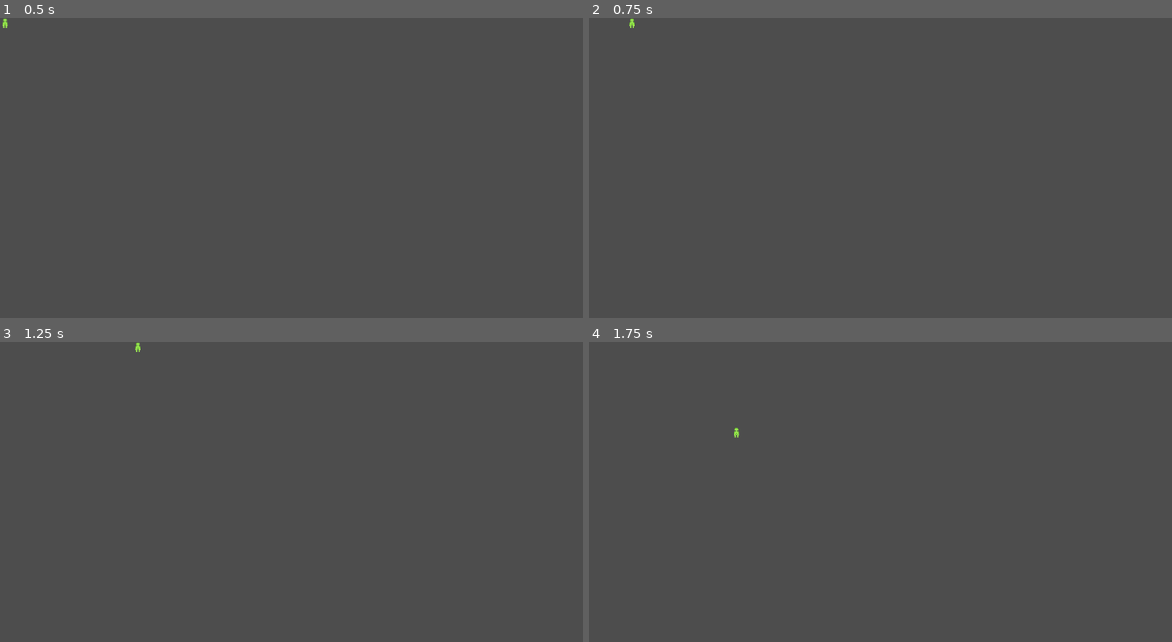
Above: before the commit, frames 1-4 (two rows, left to right).
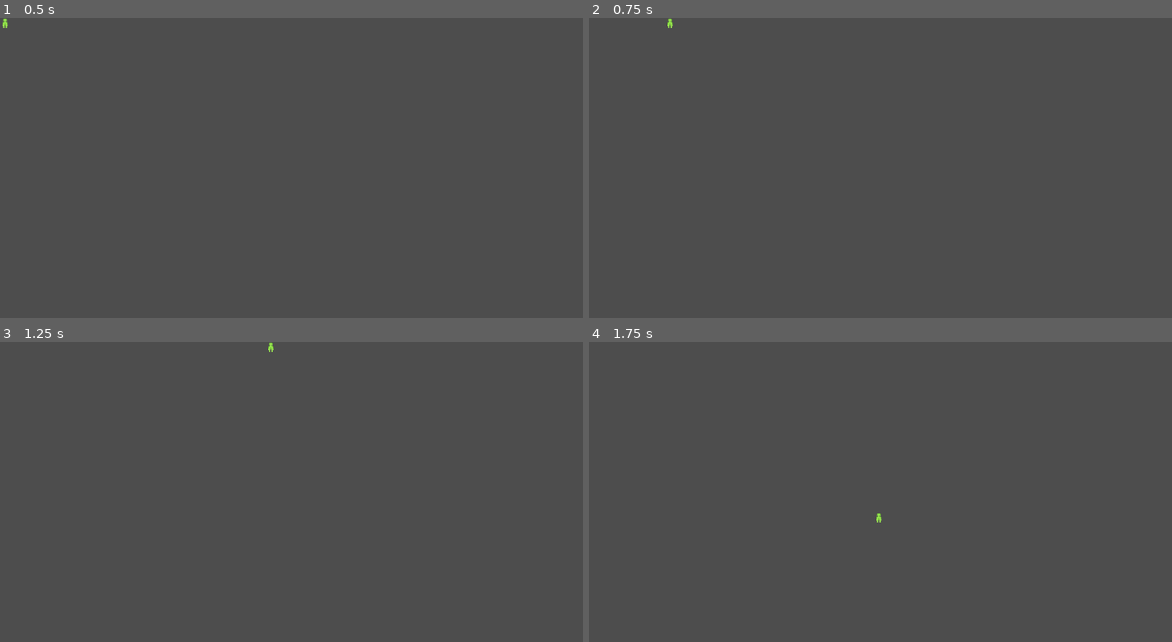
Above: after the commit, the same moments.

Repository: sehon0403/project-gamerad
Game: Godot game, scene res://scenes/player.tscn
Two runs of this game, one before a commit and one after it. Both use one fixed random seed, a clock stepped at 60 frames per second and the inputs below. The project has no main scene, so this scene is started directly.
Inputs:
- Up to frame 1 (0.5 s): no input
- Up to frame 2 (0.75 s): tap Enter at 0.5 s; hold D (move_right) from 0.53 s (still down)
- Up to frame 3 (1.25 s): keep holding D (move_right)
- Up to frame 4 (1.75 s): tap Space at 1.25 s; release D (move_right) at 1.28 s; hold S (move_down) from 1.28 s (still down)

Frame 1 is identical in both runs. In frame 2, less than 0.1% of the frame differs, in the area x 6-15%, y 0-4%; in frame 3, less than 0.1%; in frame 4, less than 0.1%, in the area x 24-51%, y 28-61%.

Commit message:
sep of concerns

Diff:
--- a/scenes/player.tscn
+++ b/scenes/player.tscn
@@ -10,6 +10,7 @@
 
 [node name="StaticBody2D" type="StaticBody2D" parent="."]
 script = ExtResource("1_3vyb7")
+PLAYER_SPEED = 10
 
 [node name="CollisionShape2D" type="CollisionShape2D" parent="StaticBody2D"]
 position = Vector2(8, 8)
--- /dev/null
+++ b/scripts/array_ext.gd
@@ -0,0 +1,19 @@
+extends Node
+
+static func all(list: Array) -> bool:
+	for element in list:
+		if type_string(typeof(element)) != "bool":
+			push_error("all() only compatible with arrays exclusively of bools")
+
+		if not element: return false
+	return true
+
+static func v2_sum(list: Array[Vector2]) -> Vector2:
+	var res_vec: Vector2 = Vector2(0.0, 0.0)
+
+	for element in list:
+		if not type_string(typeof(element)) == "Vector2":
+			push_error("v2_sum only compatible with array of Vector2 objects")
+		res_vec += element
+
+	return res_vec
--- /dev/null
+++ b/scripts/dictionary_ext.gd
@@ -0,0 +1,11 @@
+extends Node
+
+static func items(dict: Dictionary) -> Array:
+	var keys: Array = dict.keys()
+	var vals: Array = dict.values()
+	var items: Array = []
+
+	for i in range(len(keys)):
+		items.append([keys[i], vals[i]])
+
+	return items
--- a/scripts/player_script.gd
+++ b/scripts/player_script.gd
@@ -1,42 +1,15 @@
 extends StaticBody2D
+const arr_ext = preload("res://scripts/array_ext.gd")
+const dict_ext = preload("res://scripts/dictionary_ext.gd")
 
-var PLAYER_SPEED = 5
+@export var PLAYER_SPEED = 5
 
 var DIR_VECTORS = {
-		"move_up"   : Vector2(0.0, -1.0),
-		"move_down" : Vector2(0.0, 1.0),
-		"move_right": Vector2(1.0, 0.0),
-		"move_left" : Vector2(-1.0, 0.0),
-	}
-
-func all(list: Array) -> bool:
-	for element in list:
-
-		if type_string(typeof(element)) != "bool":
-			push_error("all() only compatible with arrays exclusively of bools")
-
-		if not element: return false
-	return true
-
-func v2_sum(list: Array[Vector2]) -> Vector2:
-	var res_vec: Vector2 = Vector2(0.0, 0.0)
-
-	for element in list:
-		if not type_string(typeof(element)) == "Vector2":
-			push_error("v2_sum only compatible with array of Vector2 objects")
-		res_vec += element
-
-	return res_vec
-
-func items(dict: Dictionary) -> Array:
-	var keys: Array = dict.keys()
-	var vals: Array = dict.values()
-	var items: Array = []
-
-	for i in range(len(keys)):
-		items.append([keys[i], vals[i]])
-
-	return items
+	"move_up"   : Vector2(0.0, -1.0),
+	"move_down" : Vector2(0.0, 1.0),
+	"move_right": Vector2(1.0, 0.0),
+	"move_left" : Vector2(-1.0, 0.0),
+}
 
 func _ready() -> void:
 	print("Player Node ready!")
@@ -44,11 +17,11 @@
 
 func handle_movement() -> void:
 	var mvmt_arrays: Array[Vector2] = []
-	for dir_packet in items(DIR_VECTORS):
+	for dir_packet in dict_ext.items(DIR_VECTORS):
 		if Input.is_action_pressed(dir_packet[0]):
 			mvmt_arrays.append(dir_packet[1])
 
-	var mvmt_vector = v2_sum(mvmt_arrays)
+	var mvmt_vector = arr_ext.v2_sum(mvmt_arrays)
 
 	var velocity
 	if mvmt_vector.x == 0 and mvmt_vector.y == 0:
Not shown, added: scripts/array_ext.gd.uid
Not shown, added: scripts/dictionary_ext.gd.uid
